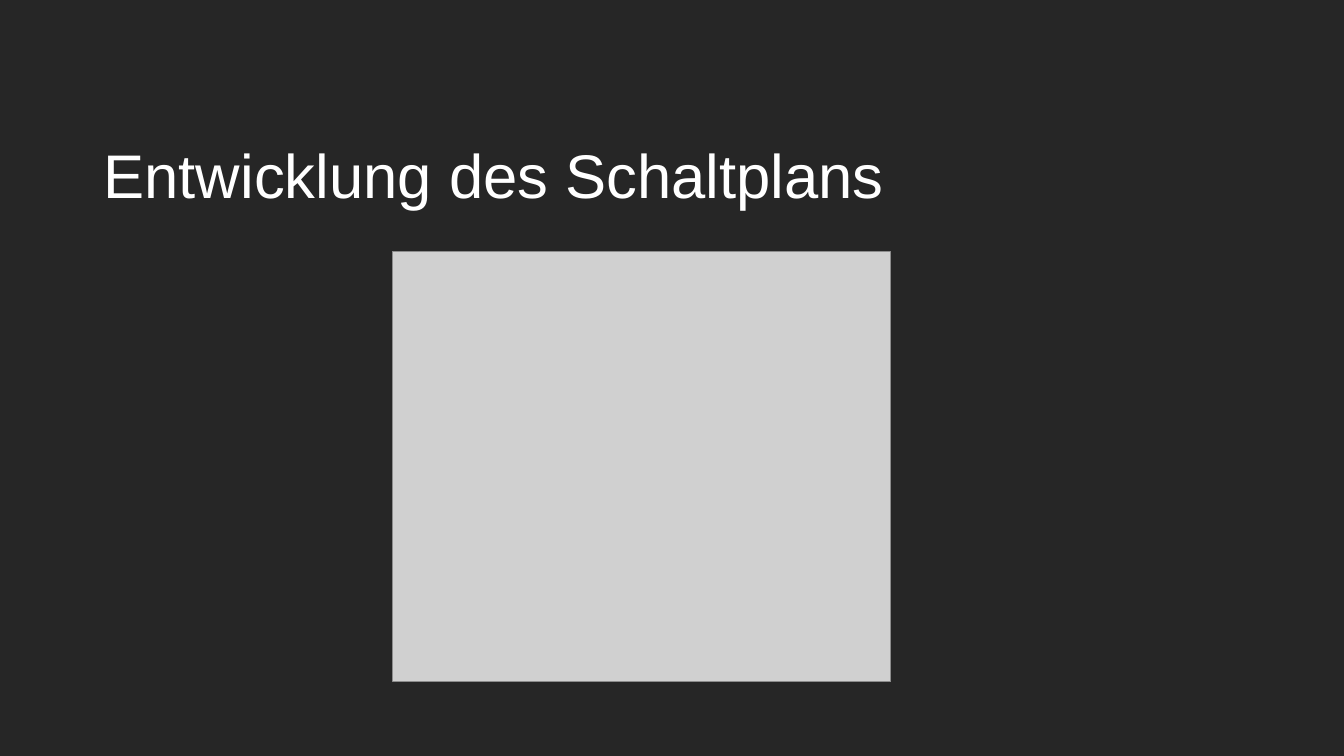
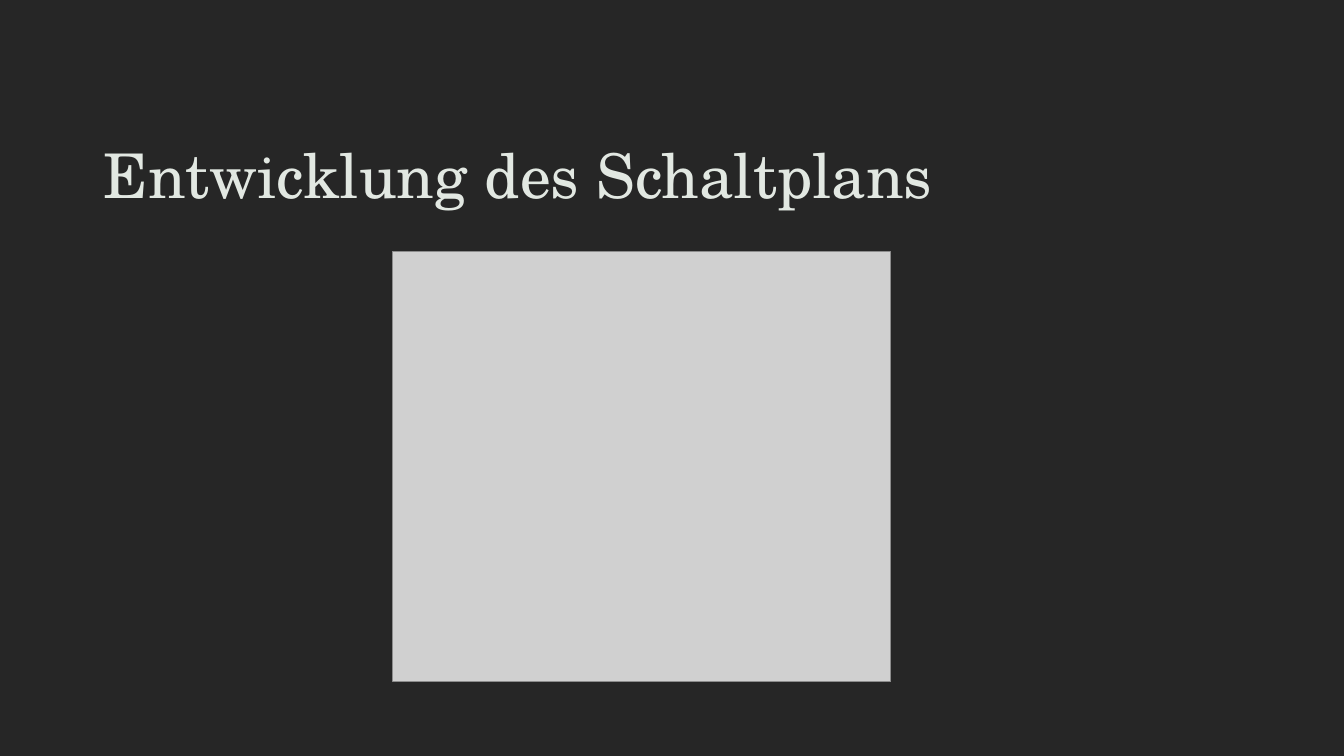
Before and after one commit to B4ldur-ts/smart-booze, a slide deck: slide 6 of Smartbooze_Pitch_Deck.pptx. Drawn at 1344x756 pixels with LibreOffice and Linux fonts; fonts in the diff are those of the drawing; grey boxes stand for pictures. Boxes give left, top, right and bottom in pixels: in the first picture for what was removed or moved away, otherwise in the second. Text is boxed around its words. In the diff, an @@ line names an element or a change of style, - is before the commit and + after.

```diff
--- a/Smartbooze_Pitch_Deck.pptx
+++ b/Smartbooze_Pitch_Deck.pptx
@@ title "Entwicklung des Schaltplans" at bbox=[104, 152, 933, 211]: font Arial to TeX Gyre Schola, text colour #FFFFFF to #E2E8E2 @@
```
Also in this commit, not shown: 2 other slides changed, 1 slide added, 1 slide removed.
